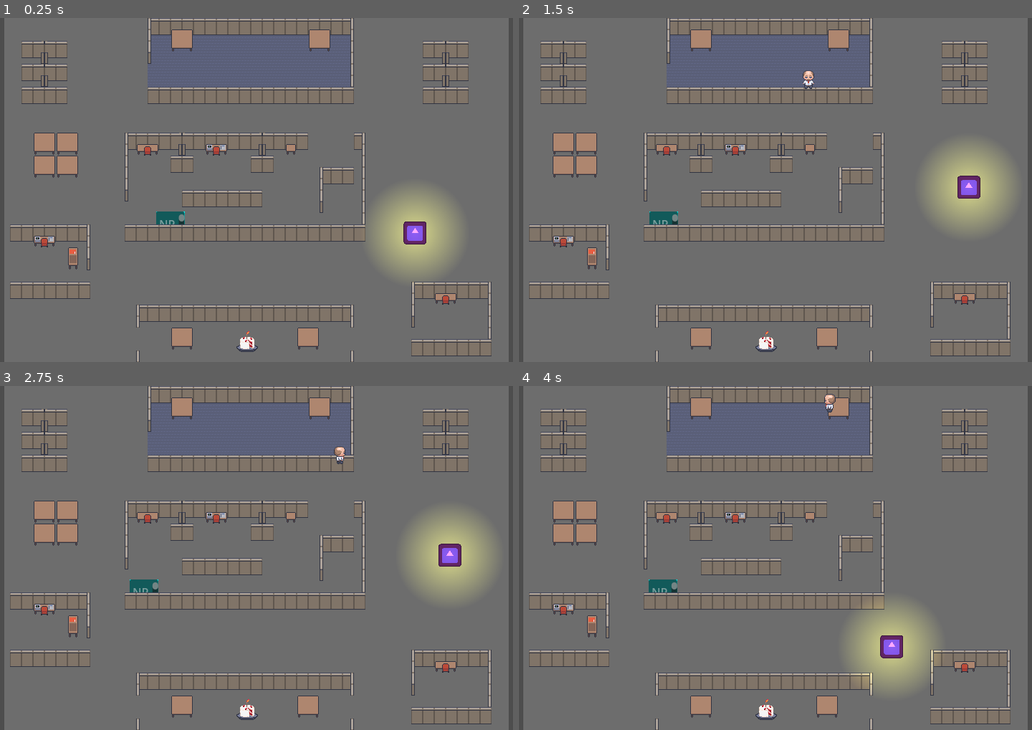
Above: before the commit, frames 1-4 (two rows, left to right).
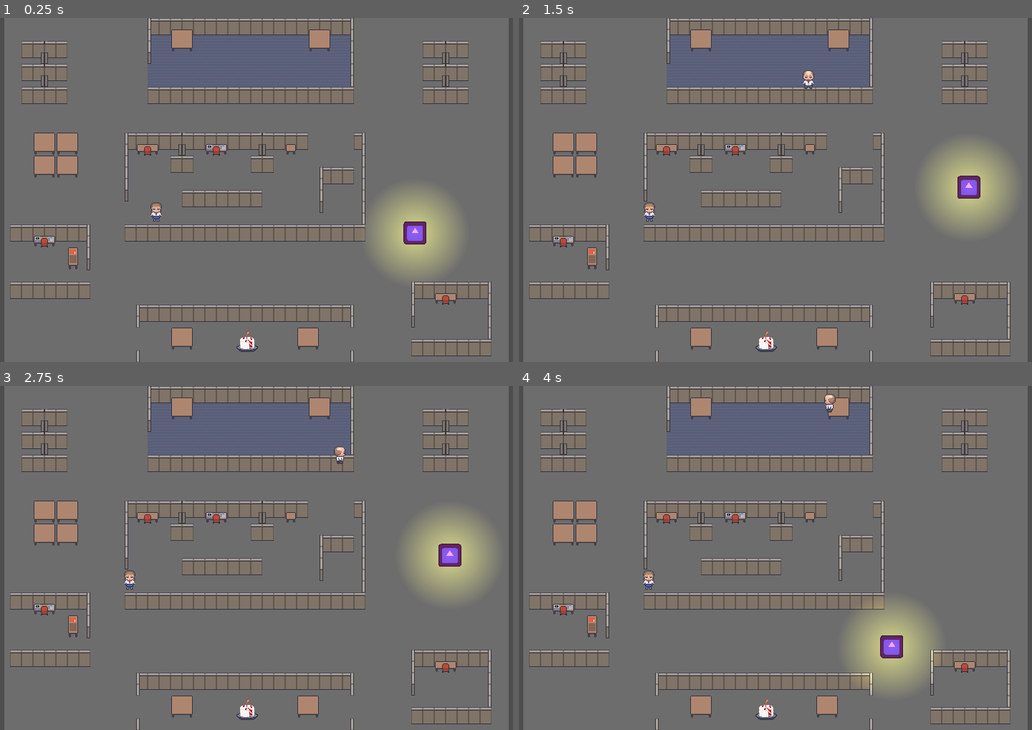
Above: after the commit, the same moments.

Repository: ChrisFlanTheMan/Busy-Work
Game: Godot game, scene res://BasicLevel.tscn
Two runs of this game, one before a commit and one after it. Both use one fixed random seed, a clock stepped at 60 frames per second and the inputs below. The engine's default icon, where the game draws it, is replaced by a stand-in: a white triangle on a blue panel in a dark square.
Inputs:
- Up to frame 1 (0.25 s): no input
- Up to frame 2 (1.5 s): tap Enter at 0.5, 0.6, 1.35 s; hold D 0.53-1.28 s; hold S from 1.28 s (still down)
- Up to frame 3 (2.75 s): tap Space at 2 s; release S at 2.03 s; hold D from 2.03 s (still down); tap Enter at 2.1 s
- Up to frame 4 (4 s): release D at 2.78 s; hold W 2.78-3.53 s; tap Enter at 2.85, 3.6 s; hold A from 3.53 s (still down)

The runs differ from the first frame. In frame 1, 0.3% of the frame differs, in the area x 29-37%, y 53-60%; in frame 2, 0.3%; in frame 3, 0.3%; in frame 4, 0.3%.

Commit message:
Setting static sprite for npc

Diff:
--- a/npc.tscn
+++ b/npc.tscn
@@ -1,27 +1,32 @@
-[gd_scene load_steps=3 format=3 uid="uid://bd4lrl3v2q2ey"]
+[gd_scene load_steps=10 format=3 uid="uid://bd4lrl3v2q2ey"]
 
 [ext_resource type="Script" path="res://npcMovement.gd" id="1_2db6n"]
+[ext_resource type="Texture2D" uid="uid://dslghhy6f3s03" path="res://assets/NPC_frontback.png" id="2_7omhv"]
 
 [sub_resource type="CapsuleShape2D" id="CapsuleShape2D_tsetq"]
 
+[sub_resource type="AnimationNodeBlendSpace2D" id="AnimationNodeBlendSpace2D_ey0g4"]
+
+[sub_resource type="AnimationNodeBlendSpace2D" id="AnimationNodeBlendSpace2D_lnwu0"]
+
+[sub_resource type="AnimationNodeStateMachineTransition" id="AnimationNodeStateMachineTransition_maggm"]
+advance_mode = 2
+
+[sub_resource type="AnimationNodeStateMachineTransition" id="AnimationNodeStateMachineTransition_sgcjj"]
+advance_mode = 2
+
+[sub_resource type="AnimationNodeStateMachineTransition" id="AnimationNodeStateMachineTransition_urt8h"]
+advance_mode = 2
+
+[sub_resource type="AnimationNodeStateMachine" id="AnimationNodeStateMachine_5w1rv"]
+states/Idle/node = SubResource("AnimationNodeBlendSpace2D_ey0g4")
+states/Idle/position = Vector2(349, 99.625)
+states/Walk/node = SubResource("AnimationNodeBlendSpace2D_lnwu0")
+states/Walk/position = Vector2(518, 99.8125)
+transitions = ["Start", "Idle", SubResource("AnimationNodeStateMachineTransition_maggm"), "Idle", "Walk", SubResource("AnimationNodeStateMachineTransition_sgcjj"), "Walk", "Idle", SubResource("AnimationNodeStateMachineTransition_urt8h")]
+
 [node name="npc" type="CharacterBody2D"]
 script = ExtResource("1_2db6n")
-
-[node name="ColorRect" type="ColorRect" parent="."]
-offset_right = 40.0
-offset_bottom = 40.0
-color = Color(0, 1, 1, 1)
-
-[node name="TextEdit" type="TextEdit" parent="ColorRect"]
-layout_mode = 1
-anchors_preset = 15
-anchor_right = 1.0
-anchor_bottom = 1.0
-grow_horizontal = 2
-grow_vertical = 2
-text = "NPC"
-editable = false
-context_menu_enabled = false
 
 [node name="NavigationAgent2D" type="NavigationAgent2D" parent="."]
 
@@ -29,4 +34,18 @@
 position = Vector2(20, 19)
 shape = SubResource("CapsuleShape2D_tsetq")
 
+[node name="AnimationPlayer" type="AnimationPlayer" parent="."]
+
+[node name="AnimationTree" type="AnimationTree" parent="."]
+tree_root = SubResource("AnimationNodeStateMachine_5w1rv")
+anim_player = NodePath("../AnimationPlayer")
+advance_expression_base_node = NodePath("../AnimationPlayer")
+parameters/Idle/blend_position = Vector2(0, 0)
+parameters/Walk/blend_position = Vector2(0, 0)
+
+[node name="Body" type="Sprite2D" parent="."]
+texture = ExtResource("2_7omhv")
+hframes = 4
+vframes = 2
+
 [connection signal="target_reached" from="NavigationAgent2D" to="." method="_on_navigation_agent_2d_target_reached"]
